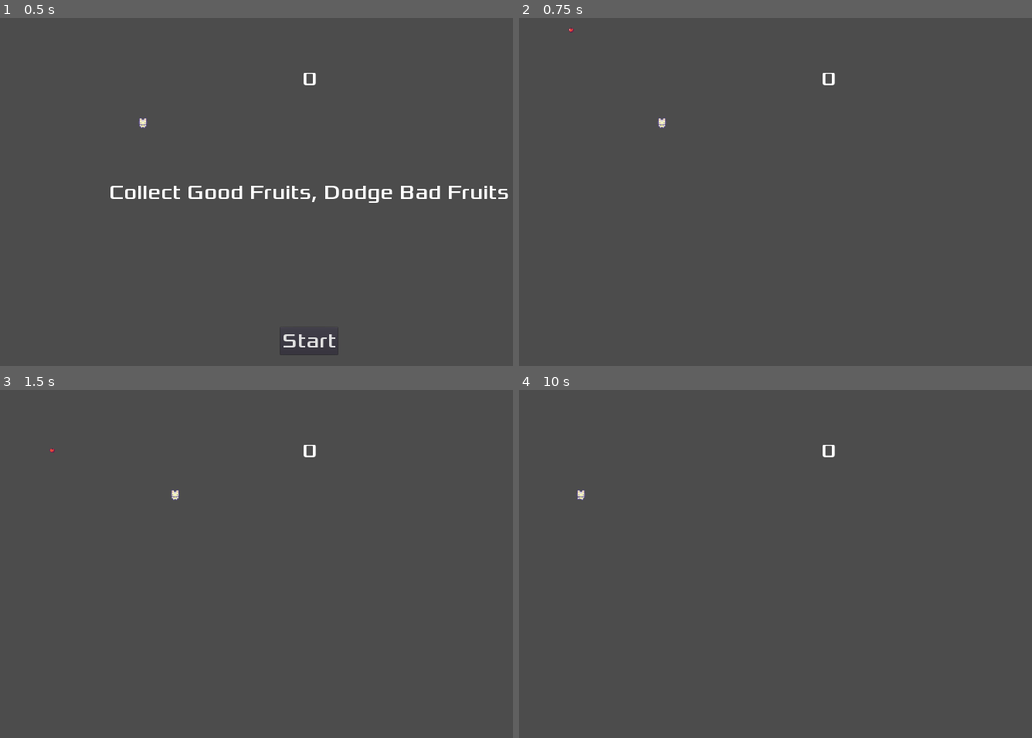
Above: before the commit, frames 1-4 (two rows, left to right).
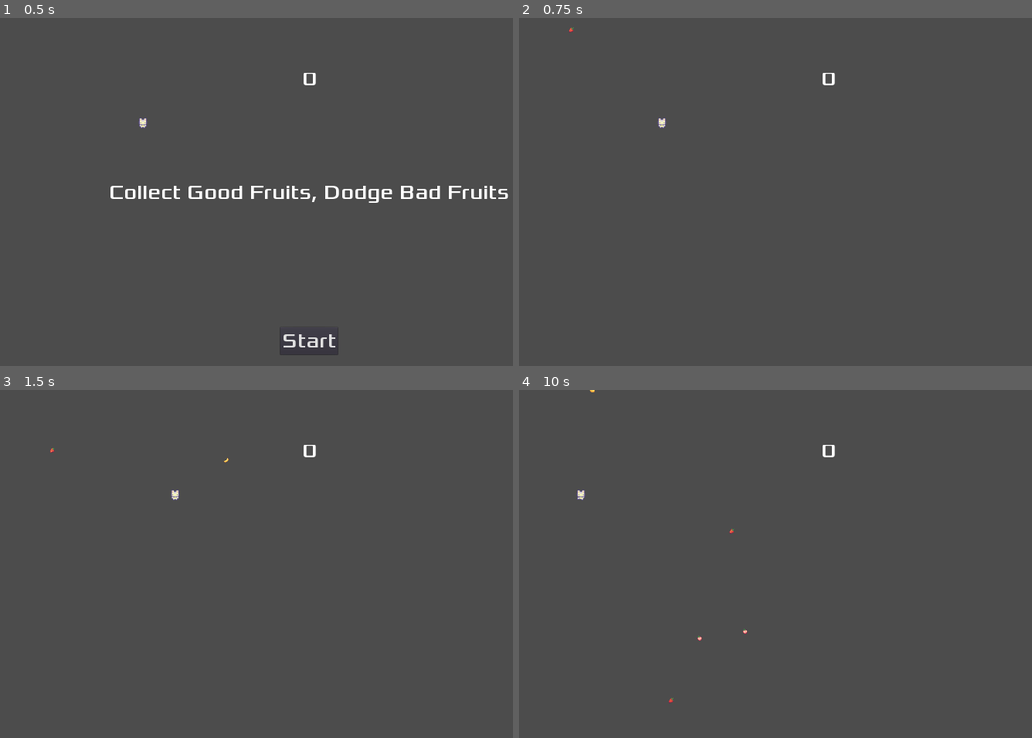
Above: after the commit, the same moments.

Repository: ColinKYuen/BQ-Game-Jam
Game: Godot game, scene res://Scenes/Main.tscn
The game is run twice, just before and just after one commit, with the same random seed, the same clock (stepped at 60 frames per second) and the same inputs.
Inputs:
- Up to frame 1 (0.5 s): no input
- Up to frame 2 (0.75 s): click "Start" at 0.5 s
- Up to frame 3 (1.5 s): tap Enter at 1.25 s; hold D (move_right) from 1.28 s (still down)
- Up to frame 4 (10 s): tap Space at 2, 3.5, 5 s; release D (move_right) at 2.03 s; hold Left (move_left) 2.03-2.78 s; tap Enter at 2.75, 4.25 s; hold D (move_right) 2.78-4.28 s; hold Left (move_left) 4.28-6.53 s; hold D (move_right) 6.53-8.78 s; hold Left (move_left) from 8.78 s (still down)

Frame 1 is identical in both runs. In frame 2, less than 0.1% of the frame differs, in the area x 9-11%, y 2-5%; in frame 3, less than 0.1%; in frame 4, less than 0.1%, in the area x 13-45%, y 0-90%.
Error after the commit: Invalid get index '6' (on base: 'Array'). (res://Scripts/Main.gd:43)

Commit message:
added fruit randomization

Diff:
--- a/Scenes/GoodFruit.tscn
+++ b/Scenes/Fruit1.tscn
@@ -1,13 +1,11 @@
-[gd_scene load_steps=4 format=2]
+[gd_scene load_steps=3 format=2]
 
-[ext_resource path="res://Scripts/Fruit.gd" type="Script" id=1]
 [ext_resource path="res://art/Fruit+.png" type="Texture" id=2]
 
 [sub_resource type="RectangleShape2D" id=1]
 extents = Vector2( 30.5, 29.5 )
 
-[node name="GoodFruit" type="Area2D"]
-script = ExtResource( 1 )
+[node name="BadFruit" type="KinematicBody2D"]
 
 [node name="Hitbox" type="CollisionShape2D" parent="."]
 position = Vector2( -1.5, 0.5 )
@@ -17,3 +15,4 @@
 texture = ExtResource( 2 )
 hframes = 38
 vframes = 6
+frame = 15
--- /dev/null
+++ b/Scenes/Fruit2.tscn
@@ -0,0 +1,21 @@
+[gd_scene load_steps=4 format=2]
+
+[ext_resource path="res://Scripts/Fruit.gd" type="Script" id=1]
+[ext_resource path="res://art/Fruit+.png" type="Texture" id=2]
+
+[sub_resource type="RectangleShape2D" id=1]
+extents = Vector2( 30.5, 29.5 )
+
+[node name="GoodFruit2" type="Area2D"]
+script = ExtResource( 1 )
+
+[node name="Hitbox" type="CollisionShape2D" parent="."]
+position = Vector2( -1.5, 0.5 )
+shape = SubResource( 1 )
+
+[node name="Sprite" type="Sprite" parent="."]
+position = Vector2( 0, 2 )
+texture = ExtResource( 2 )
+hframes = 38
+vframes = 6
+frame = 12
--- /dev/null
+++ b/Scenes/Fruit3.tscn
@@ -0,0 +1,20 @@
+[gd_scene load_steps=4 format=2]
+
+[ext_resource path="res://Scripts/Fruit.gd" type="Script" id=1]
+[ext_resource path="res://art/Fruit+.png" type="Texture" id=2]
+
+[sub_resource type="RectangleShape2D" id=1]
+extents = Vector2( 30.5, 29.5 )
+
+[node name="GoodFruit" type="Area2D"]
+script = ExtResource( 1 )
+
+[node name="Hitbox" type="CollisionShape2D" parent="."]
+position = Vector2( -1.5, 0.5 )
+shape = SubResource( 1 )
+
+[node name="Sprite" type="Sprite" parent="."]
+texture = ExtResource( 2 )
+hframes = 38
+vframes = 6
+frame = 27
--- /dev/null
+++ b/Scenes/Fruit4.tscn
@@ -0,0 +1,20 @@
+[gd_scene load_steps=4 format=2]
+
+[ext_resource path="res://Scripts/Fruit.gd" type="Script" id=1]
+[ext_resource path="res://art/Fruit+.png" type="Texture" id=2]
+
+[sub_resource type="RectangleShape2D" id=1]
+extents = Vector2( 30.5, 29.5 )
+
+[node name="GoodFruit" type="Area2D"]
+script = ExtResource( 1 )
+
+[node name="Hitbox" type="CollisionShape2D" parent="."]
+position = Vector2( -1.5, 0.5 )
+shape = SubResource( 1 )
+
+[node name="Sprite" type="Sprite" parent="."]
+texture = ExtResource( 2 )
+hframes = 38
+vframes = 6
+frame = 7
--- /dev/null
+++ b/Scenes/Fruit5.tscn
@@ -0,0 +1,20 @@
+[gd_scene load_steps=4 format=2]
+
+[ext_resource path="res://Scripts/Fruit.gd" type="Script" id=1]
+[ext_resource path="res://art/Fruit+.png" type="Texture" id=2]
+
+[sub_resource type="RectangleShape2D" id=1]
+extents = Vector2( 30.5, 29.5 )
+
+[node name="GoodFruit" type="Area2D"]
+script = ExtResource( 1 )
+
+[node name="Hitbox" type="CollisionShape2D" parent="."]
+position = Vector2( -1.5, 0.5 )
+shape = SubResource( 1 )
+
+[node name="Sprite" type="Sprite" parent="."]
+texture = ExtResource( 2 )
+hframes = 38
+vframes = 6
+frame = 25
--- /dev/null
+++ b/Scenes/Fruit6.tscn
@@ -0,0 +1,20 @@
+[gd_scene load_steps=4 format=2]
+
+[ext_resource path="res://Scripts/Fruit.gd" type="Script" id=1]
+[ext_resource path="res://art/Fruit+.png" type="Texture" id=2]
+
+[sub_resource type="RectangleShape2D" id=1]
+extents = Vector2( 30.5, 29.5 )
+
+[node name="GoodFruit" type="Area2D"]
+script = ExtResource( 1 )
+
+[node name="Hitbox" type="CollisionShape2D" parent="."]
+position = Vector2( -1.5, 0.5 )
+shape = SubResource( 1 )
+
+[node name="Sprite" type="Sprite" parent="."]
+texture = ExtResource( 2 )
+hframes = 38
+vframes = 6
+frame = 21
--- a/Scenes/BadFruit.tscn
+++ b/Scenes/Fruit7.tscn
@@ -1,11 +1,13 @@
-[gd_scene load_steps=3 format=2]
+[gd_scene load_steps=4 format=2]
 
+[ext_resource path="res://Scripts/Fruit.gd" type="Script" id=1]
 [ext_resource path="res://art/Fruit+.png" type="Texture" id=2]
 
 [sub_resource type="RectangleShape2D" id=1]
 extents = Vector2( 30.5, 29.5 )
 
-[node name="BadFruit" type="KinematicBody2D"]
+[node name="GoodFruit" type="Area2D"]
+script = ExtResource( 1 )
 
 [node name="Hitbox" type="CollisionShape2D" parent="."]
 position = Vector2( -1.5, 0.5 )
@@ -15,4 +17,4 @@
 texture = ExtResource( 2 )
 hframes = 38
 vframes = 6
-frame = 21
+frame = 18
--- a/Scripts/Main.gd
+++ b/Scripts/Main.gd
@@ -1,7 +1,18 @@
 extends Node2D
 
-const obj_fruit = preload("res://Scenes/GoodFruit.tscn")
+
+const obj_fruit1 = preload("res://Scenes/Fruit1.tscn")
+const obj_fruit2 =  preload("res://Scenes/Fruit2.tscn")
+const obj_fruit3 = preload("res://Scenes/Fruit3.tscn")
+const obj_fruit4 =  preload("res://Scenes/Fruit4.tscn")
+const obj_fruit5 =  preload("res://Scenes/Fruit5.tscn")
+const obj_fruit6 =  preload("res://Scenes/Fruit6.tscn")
+const obj_fruit7 =  preload("res://Scenes/Fruit7.tscn")
+var shapes =[]
 var rng = RandomNumberGenerator.new()
+var rnd = RandomNumberGenerator.new()
+var shape_index:int  = 1
+
 var window_width = OS.get_window_size().x
 var timer = 0
 var score
@@ -17,8 +28,19 @@
 func _process(delta):
 	pass
 
+	shapes=[obj_fruit1,obj_fruit2,obj_fruit3,obj_fruit4,obj_fruit5,obj_fruit6,obj_fruit7]
+
+	timer += delta
+	if timer > 1:
+		rng.randomize()
+		timer = 0
+
+		spawn(rng.randf_range(64, window_width - 64), rng.randf_range(100, 500))
+
 func spawn(location: float, speed: float):
-	var fruit = obj_fruit.instance()
+#TODO: fix array index 0 throwing error
+	shape_index = rnd.randi_range(1,6)
+	var fruit = shapes[shape_index].instance()
 	fruit.velocity = Vector2(0, speed)
 	fruit.position = self.position + Vector2(location, 0)
 	get_parent().add_child(fruit)
